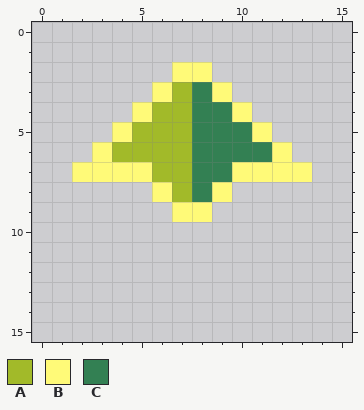
Two states of a pixel-art sprite, assets/images/playerPointer.png. Above, as it was before the edit.
The file is 16x16 pixels.
Palette (. is transparent): A #a2ba29  B #fffa78  C #338053
New version:
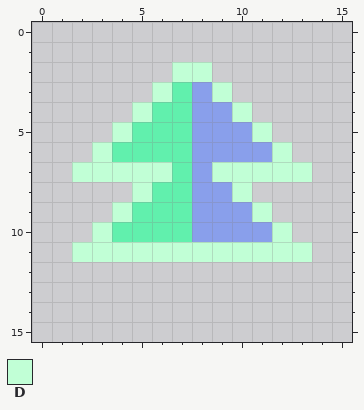
Colours new in this view: D #c1ffd6
The edit:
Colour A changes from #a2ba29 to #61f0ad.
Colour C changes from #338053 to #899feb.
There is now colour A in row 9 at x 5 to 6; in row 10 at x 4 to 7.
The edit turns colour B into colour A in row 8 at x 6; in row 9 at x 7.
There is now colour C in row 9 at x 9 to 10; in row 10 at x 8 to 11.
The edit turns colour B into colour C in row 8 at x 9; in row 9 at x 8.
There is now colour D in row 8 at x 5 and 10; in row 9 at x 4 and 11; in row 10 at x 3 and 12; in row 11 at x 2 to 13.
The edit turns colour A into colour D in row 7 at x 6.
The edit turns colour B into colour D in row 2 at x 7 to 8; in row 3 at x 6 and 9; in row 4 at x 5 and 10; in row 5 at x 4 and 11; in row 6 at x 3 and 12; in row 7 at x 2 to 5 and 10 to 13.
The edit turns colour C into colour D in row 7 at x 9.
